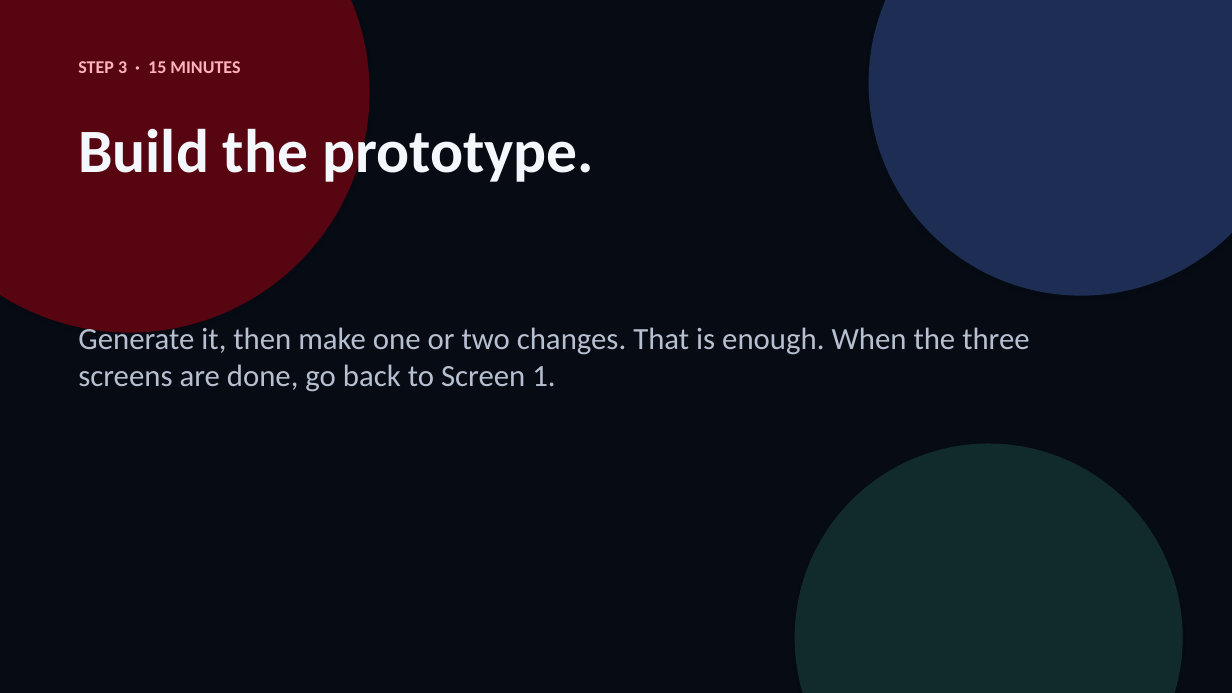
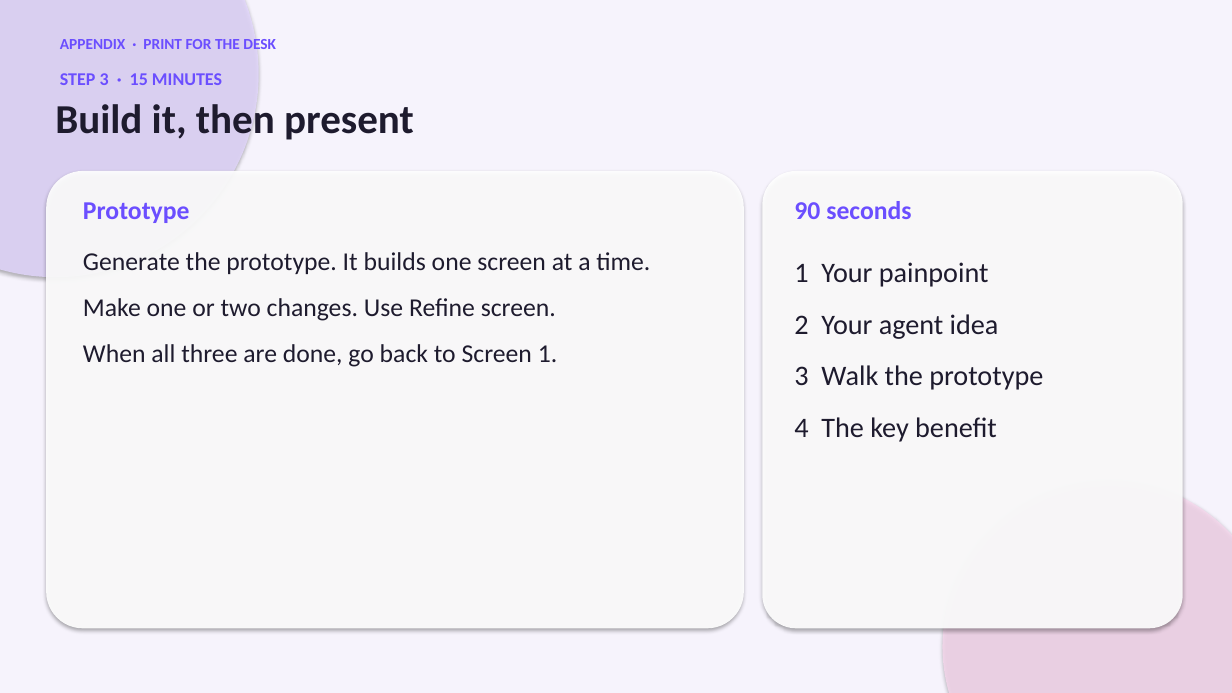
Before and after one commit to sync710n/wealthsymposium26, a slide deck: slide 6 of docs/Wealth-Symposium-Activity.pptx (slide 7 before the commit). Drawn at 1232x693 pixels with LibreOffice and Linux fonts; fonts in the diff are those of the drawing. Boxes give left, top, right and bottom in pixels: in the first picture for what was removed or moved away, otherwise in the second. Text is boxed around its words. In the diff, an @@ line names an element or a change of style, - is before the commit and + after.

Commit message:
Restyle the deck and split the live summary from the printed instructions.

```diff
--- a/docs/Wealth-Symposium-Activity.pptx
+++ b/docs/Wealth-Symposium-Activity.pptx
@@ background #070B14 to #F6F3FC @@
@@ ellipse: place and size @@
-ellipse at bbox=[0, 0, 370, 333]
+ellipse at bbox=[0, 0, 259, 277]
@@ ellipse at bbox=[0, 0, 259, 277]: fill #DB0011 at 38% opacity to #E4D8FF at 80% opacity @@
@@ ellipse removed at bbox=[869, 0, 1232, 296] @@
@@ text added at bbox=[60, 39, 276, 49], 12 pt, text #6B4EFF, bold @@
+APPENDIX · PRINT FOR THE DESK
@@ text "STEP 3 · 15 MINUTES": place and size @@
-text "STEP 3 · 15 MINUTES" at bbox=[78, 61, 240, 73]
+text "STEP 3 · 15 MINUTES" at bbox=[60, 73, 222, 85]
@@ text "STEP 3 · 15 MINUTES" at bbox=[60, 73, 222, 85]: text colour #FFB4BC to #6B4EFF @@
@@ text added at bbox=[55, 104, 414, 140], 32 pt, text #1E1B2E, bold @@
+Build it, then present
@@ text removed at bbox=[78, 121, 594, 187] @@
-Build the prototype.
@@ rounded rectangle added at bbox=[46, 171, 744, 628], fill #FFFFFF at 92% opacity @@
@@ rounded rectangle added at bbox=[762, 171, 1183, 628], fill #FFFFFF at 92% opacity @@
@@ text added at bbox=[83, 202, 190, 223], 20 pt, text #6B4EFF, bold @@
+Prototype
@@ text added at bbox=[794, 201, 911, 219], 20 pt, text #6B4EFF, bold @@
+90 seconds
@@ text at bbox=[83, 252, 650, 367]: text changed; size 24 to 20 pt; text colour #B7C0D0 to #1E1B2E @@
-Generate it, then make one or two changes. That is enough. When the three screens are done, go back to Screen 1.
+Generate the prototype. It builds one screen at a time.
+Make one or two changes. Use Refine screen.
+When all three are done, go back to Screen 1.
@@ text added at bbox=[794, 262, 1043, 442], 22 pt, text #1E1B2E @@
+1 Your painpoint
+2 Your agent idea
+3 Walk the prototype
+4 The key benefit
@@ ellipse: place and size @@
-ellipse at bbox=[795, 444, 1183, 693]
+ellipse at bbox=[943, 481, 1232, 693]
@@ ellipse at bbox=[943, 481, 1232, 693]: fill #50DCB4 at 16% opacity to #F8D8EE at 80% opacity @@
```
Also in this commit, not shown: 2 other slides changed, 3 slides added, 7 slides removed.
